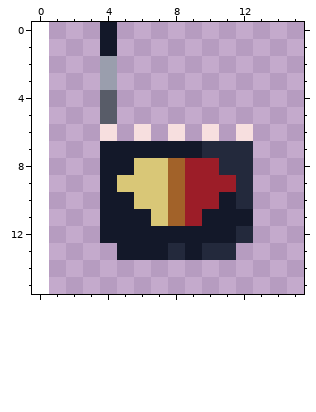
File history of a pixel-art file, art/overworld/emf_overworld.aseprite. Above is the file before it was changed.
16x24 pixels, 1 frame. The old version is drawn lined up with the new one, on the new canvas.
Now the later version:
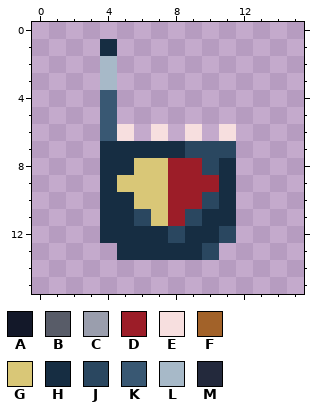
Palette (. is transparent): A #131829  B #585c68  C #9a9ead  D #9c1d28  E #f7dfdf  F #a26229  G #d9c777  H #162d42  J #2a4760  K #395873  L #a7b9c8  M #23293c
What changed:
canvas 16x24 -> 16x16, the old top-left corner now at 1,-6 (the part of the old canvas that was cut away was empty and is not shown)
Changed rows in their new state; - is an unchanged pixel.
first column x 4:
 0 .--------
 1 H--------
 2 L--------
 3 L--------
 4 K--------
 5 K--------
 6 KE.E.E.E.
 7 HHHHHJJJ.
 8 HH--D-JH.
 9 H---D--H.
10 HH--D-JH.
11 HHJ-DJHH.
12 HHHHJHHJ.
13 -HHHHHJ.-
Boxes around the changes in both pictures, in picture pixels (x1, y1, x2, y2):
changed: (100, 22, 253, 260)
